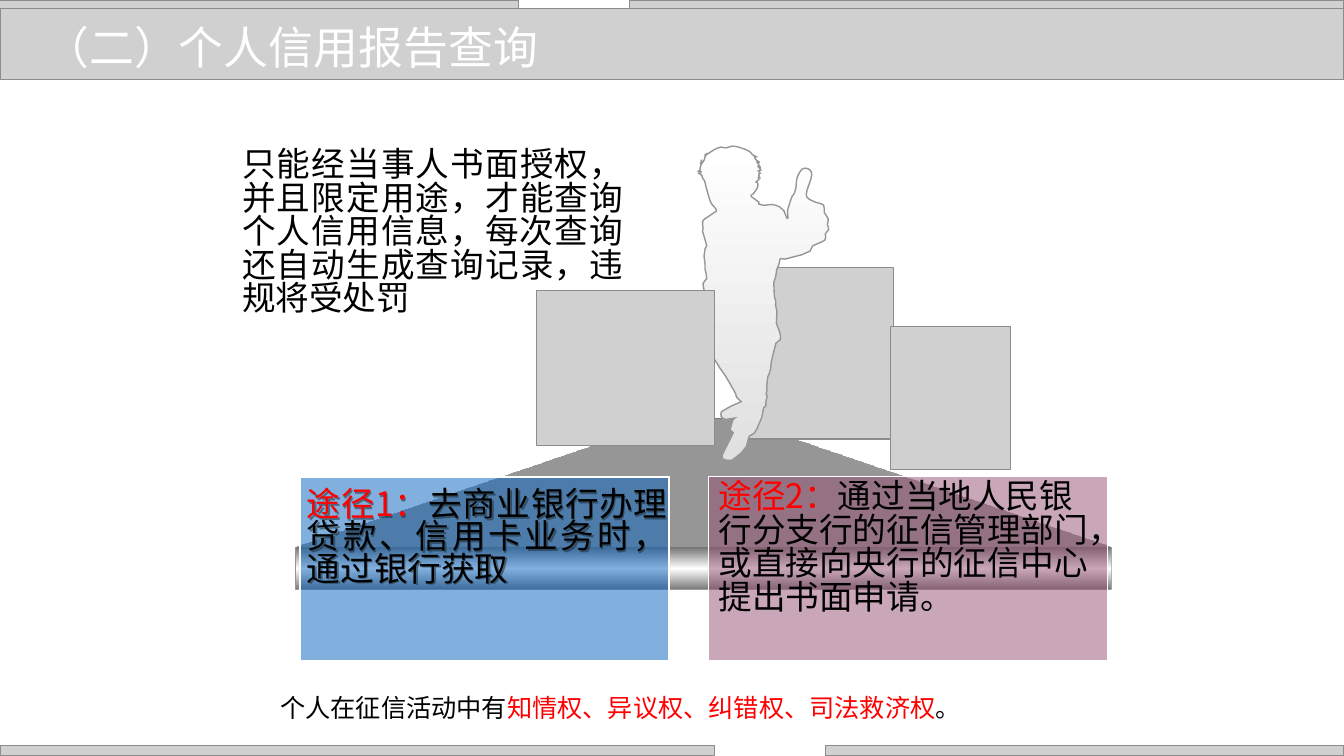
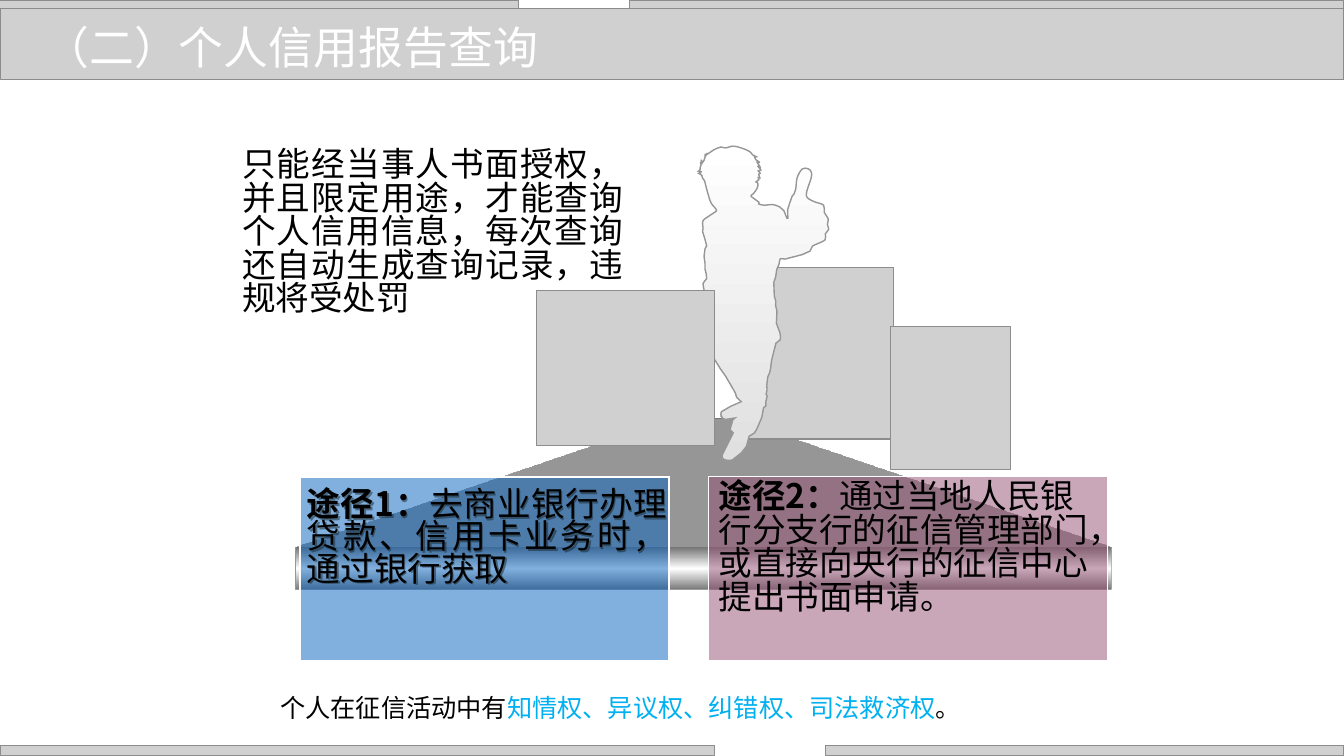
Before and after one commit to zhangjianzhang/internet_credit, a slide deck: slide 34 of files/slides/lecture_16.pptx. Drawn at 1344x756 pixels with LibreOffice and Linux fonts; fonts in the diff are those of the drawing; grey boxes stand for pictures; background and template pictures are left out. Boxes give left, top, right and bottom in pixels: in the first picture for what was removed or moved away, otherwise in the second. Text is boxed around its words. In the diff, an @@ line names an element or a change of style, - is before the commit and + after.

```diff
--- a/files/slides/lecture_16.pptx
+++ b/files/slides/lecture_16.pptx
@@ text "途径2：通过当地人民银行分支行的征信管理部门，或直接向央行的征信中心提出书面申请。" at (719,473,1122,612): text colour #FF0000 to #000000, bold on in "途径2：通过当地人民银行分支行的征信管理部门，或直接向央行的征信中心提出书面申请。" @@
@@ text "途径1：去商业银行办理贷款、信用卡业务时，通过银行获取" at (307,482,667,585): text colour #FF0000 to #000000, bold on in "途径1：去商业银行办理贷款、信用卡业务时，通过银行获取" @@
@@ text "个人在征信活动中有知情权、异议权、纠错权、司法救济权。" at (280,695,960,719): text colour #FF0000 to #00B0F0 in "个人在征信活动中有知情权、异议权、纠错权、司法救济权。" @@
```
Also in this commit, not shown: 27 other slides changed, 10 other files.
